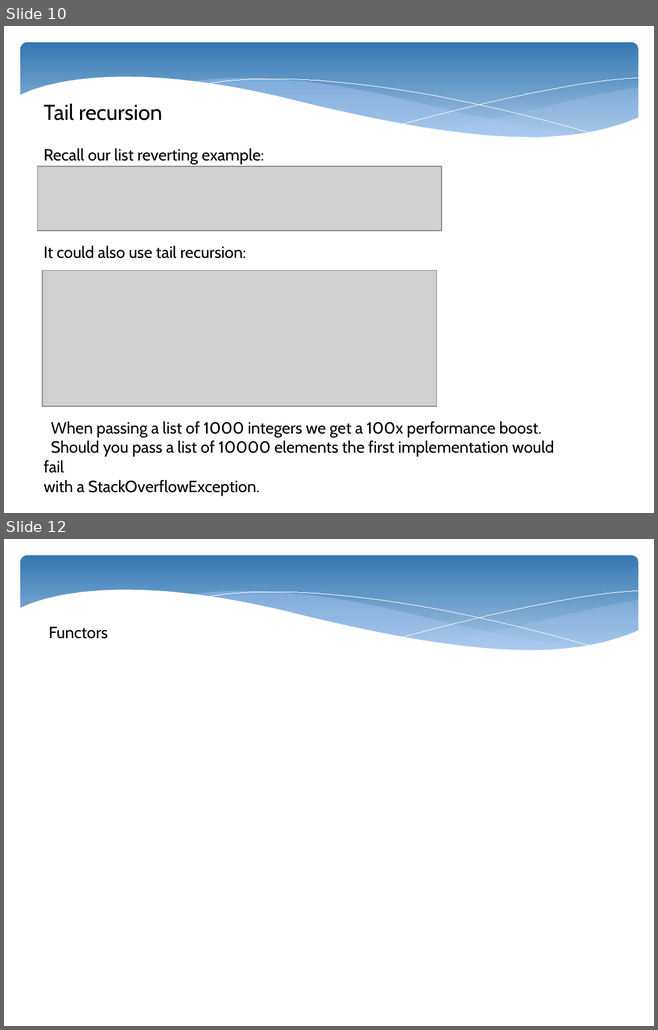
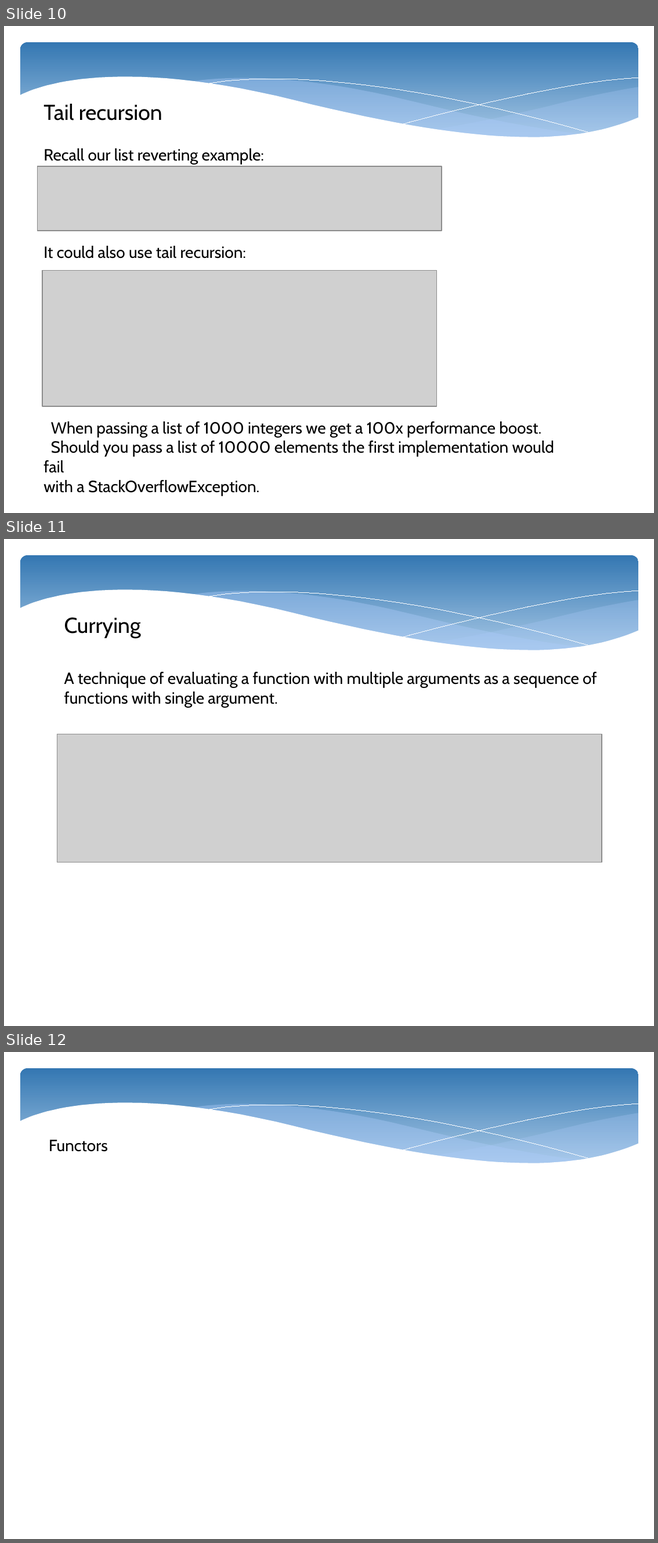
Before and after one commit to nestorsokil/scala-sandbox, a slide deck: FP.pptx. Shown one above the other, each under a label of ours: slides 10 and 12 before the commit, slides 10, 11 and 12 after it; the slides between them are not shown. The pictures are 658x1030 and 658x1543 pixels, drawn with LibreOffice and Linux fonts; fonts in the diff are those of the drawing; grey boxes stand for pictures. Boxes give left, top, right and bottom in pixels: in the first picture for what was removed or moved away, otherwise in the second. Text is boxed around its words. In the diff, an @@ line names an element or a change of style, - is before the commit and + after.

```diff
--- a/FP.pptx
+++ b/FP.pptx
@@ slide 11 added at <box>4,539,654,1026</box>, background #FFFFFF; not listed: 6 template elements that a slide beside it also shows @@
@@ text added at <box>64,617,141,638</box>, 24 pt, text #000000 @@
+Currying
@@ text added at <box>64,672,597,707</box>, 18 pt, text #000000 @@
+A technique of evaluating a function with multiple arguments as a sequence of
+functions with single argument.
@@ picture added at <box>57,734,601,863</box> @@
```
Also in this commit, not shown: 2 other slides added, 1 slide removed, 1 other file.
